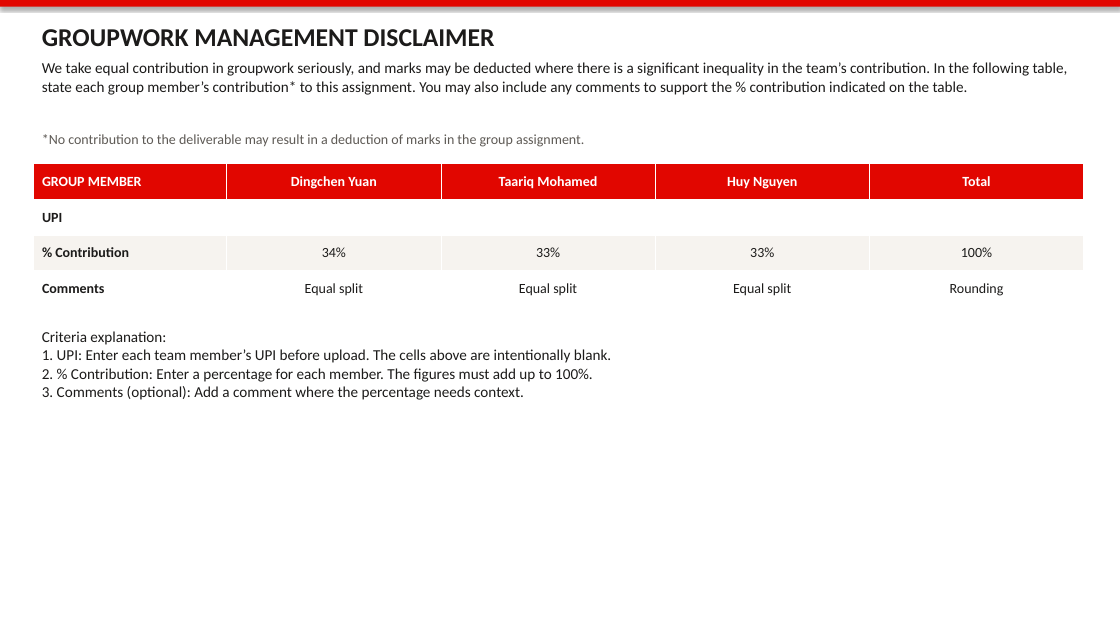
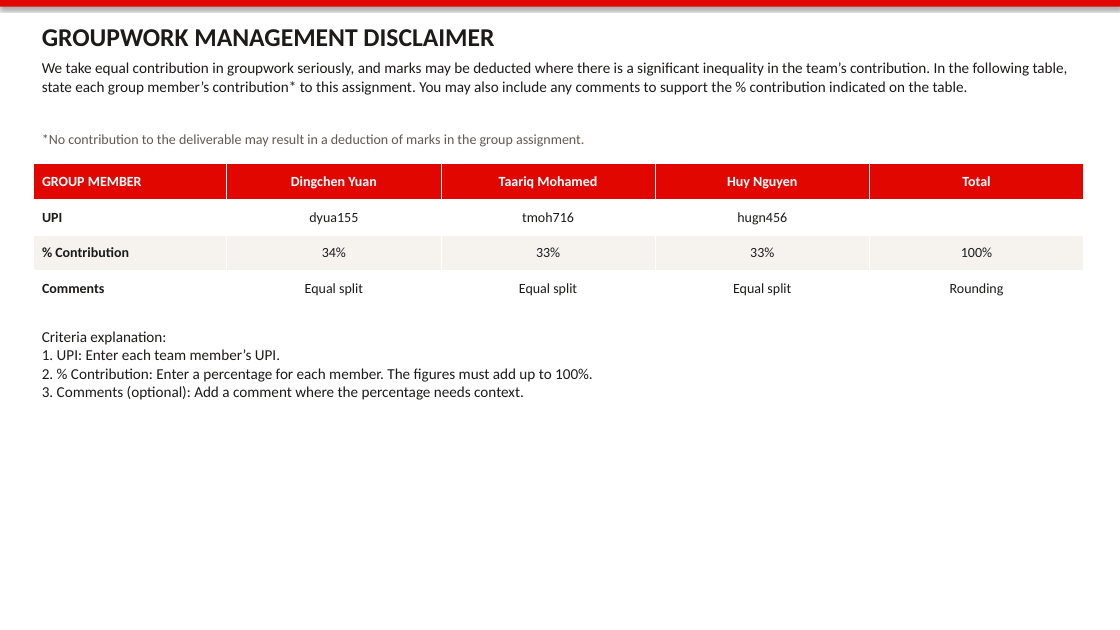
Before and after one commit to Dingchen-Yuan/A3, a slide deck: slide 13 of INFOSYS704 A3/pitch/Kmart-Delivery-Assist-Lab12.pptx. Drawn at 1120x630 pixels with LibreOffice and Linux fonts; fonts in the diff are those of the drawing. Boxes give left, top, right and bottom in pixels: in the first picture for what was removed or moved away, otherwise in the second. Text is boxed around its words. In the diff, an @@ line names an element or a change of style, - is before the commit and + after.

```diff
--- a/INFOSYS704 A3/pitch/Kmart-Delivery-Assist-Lab12.pptx
+++ b/INFOSYS704 A3/pitch/Kmart-Delivery-Assist-Lab12.pptx
@@ table at bbox=[34, 164, 1084, 307] @@
-row 2: UPI |  |  |  | 
+row 2: UPI | dyua155 | tmoh716 | hugn456 | 
@@ text at bbox=[42, 331, 593, 400]: text changed @@
-Criteria explanation:
-1. UPI: Enter each team member’s UPI before upload. The cells above are intentionally blank.
-2. % Contribution: Enter a percentage for each member. The figures must add up to 100%.
-3. Comments (optional): Add a comment where the percentage needs context.
+Criteria explanation:
+1. UPI: Enter each team member’s UPI.
+2. % Contribution: Enter a percentage for each member. The figures must add up to 100%.
+3. Comments (optional): Add a comment where the percentage needs context.
```
Also in this commit, not shown: 1 other file.
